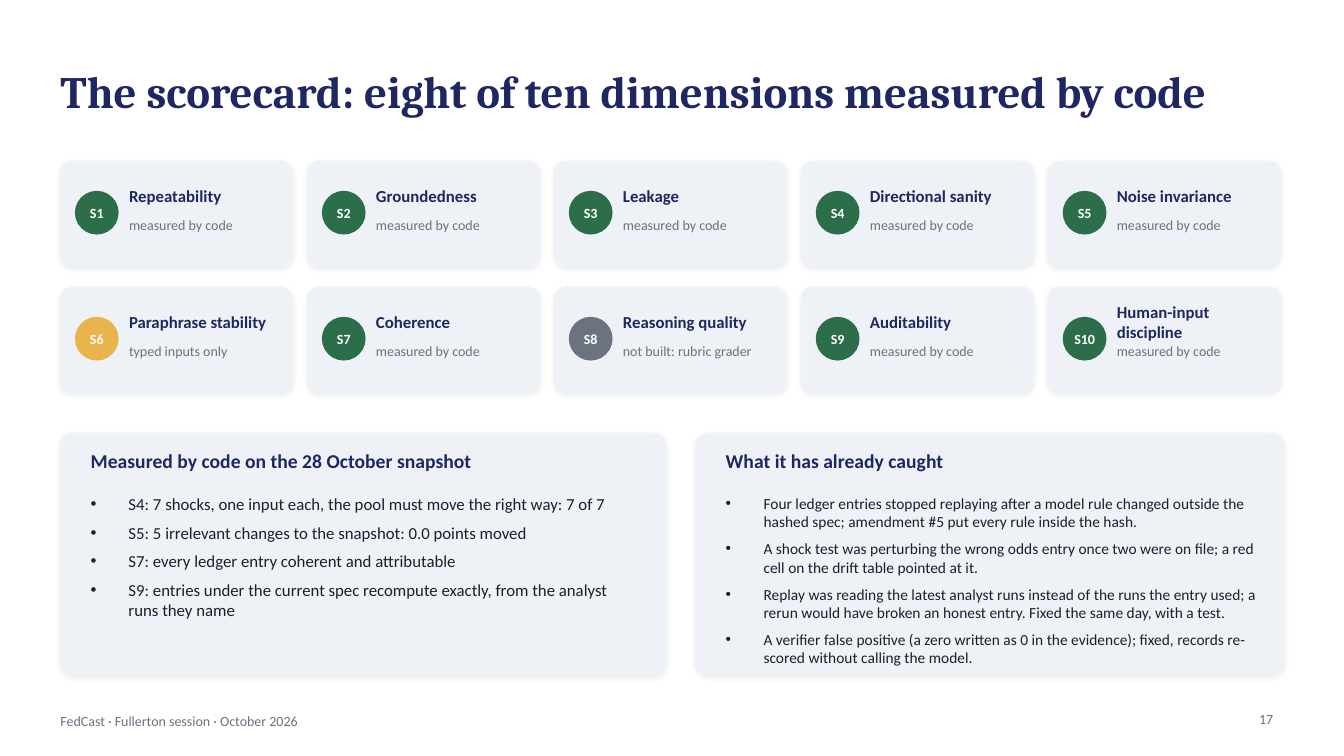
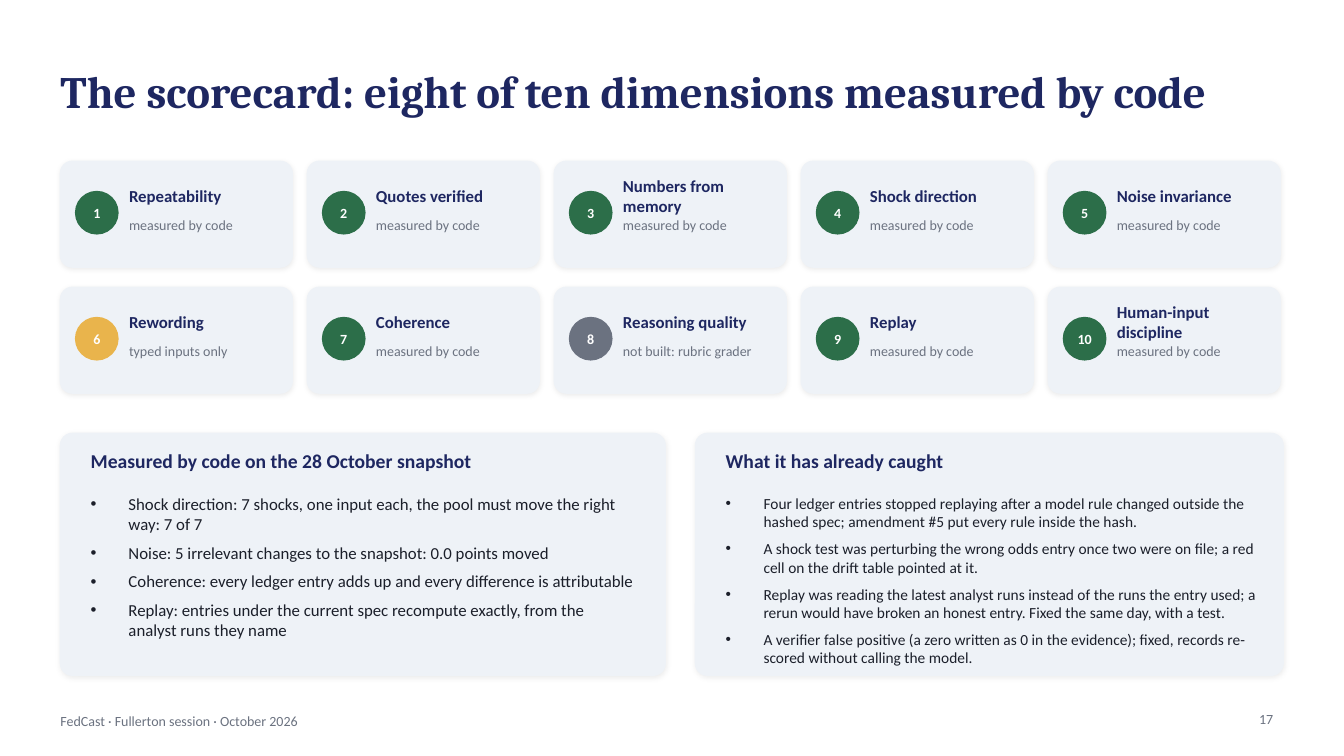
Before and after one commit to kmt112/fed-forecast, a slide deck: slide 17 of docs/FedCast_Fullerton.pptx. Drawn at 1344x756 pixels with LibreOffice and Linux fonts; fonts in the diff are those of the drawing. Boxes give left, top, right and bottom in pixels: in the first picture for what was removed or moved away, otherwise in the second. Text is boxed around its words. In the diff, an @@ line names an element or a change of style, - is before the commit and + after.

```diff
--- a/docs/FedCast_Fullerton.pptx
+++ b/docs/FedCast_Fullerton.pptx
@@ text at (x1=93, y1=209, x2=100, y2=218): text changed @@
-S1
+1
@@ text at (x1=340, y1=209, x2=347, y2=218): text changed @@
-S2
+2
@@ text at (x1=376, y1=190, x2=483, y2=204): text changed @@
-Groundedness
+Quotes verified
@@ text at (x1=587, y1=209, x2=594, y2=218): text changed @@
-S3
+3
@@ text at (x1=623, y1=180, x2=724, y2=215): text changed @@
-Leakage
+Numbers from memory
@@ text at (x1=834, y1=209, x2=841, y2=218): text changed @@
-S4
+4
@@ text at (x1=870, y1=190, x2=977, y2=202): text changed @@
-Directional sanity
+Shock direction
@@ text at (x1=1081, y1=209, x2=1088, y2=218): text changed @@
-S5
+5
@@ text at (x1=129, y1=316, x2=204, y2=331): text changed @@
-Paraphrase stability
+Rewording
@@ text at (x1=870, y1=316, x2=917, y2=331): text changed @@
-Auditability
+Replay
@@ text at (x1=93, y1=334, x2=100, y2=344): text changed @@
-S6
+6
@@ text at (x1=340, y1=335, x2=347, y2=344): text changed @@
-S7
+7
@@ text at (x1=587, y1=334, x2=594, y2=344): text changed @@
-S8
+8
@@ text at (x1=834, y1=335, x2=841, y2=344): text changed @@
-S9
+9
@@ text at (x1=1078, y1=335, x2=1092, y2=344): text changed @@
-S10
+10
@@ text at (x1=128, y1=498, x2=633, y2=639): text changed @@
-• S4: 7 shocks, one input each, the pool must move the right way: 7 of 7
-• S5: 5 irrelevant changes to the snapshot: 0.0 points moved
-• S7: every ledger entry coherent and attributable
-• S9: entries under the current spec recompute exactly, from the analyst runs they name
+• Shock direction: 7 shocks, one input each, the pool must move the right way: 7 of 7
+• Noise: 5 irrelevant changes to the snapshot: 0.0 points moved
+• Coherence: every ledger entry adds up and every difference is attributable
+• Replay: entries under the current spec recompute exactly, from the analyst runs they name
```
Also in this commit, not shown: 9 other slides changed, 4 slides added, 3 slides removed, 2 other files.
